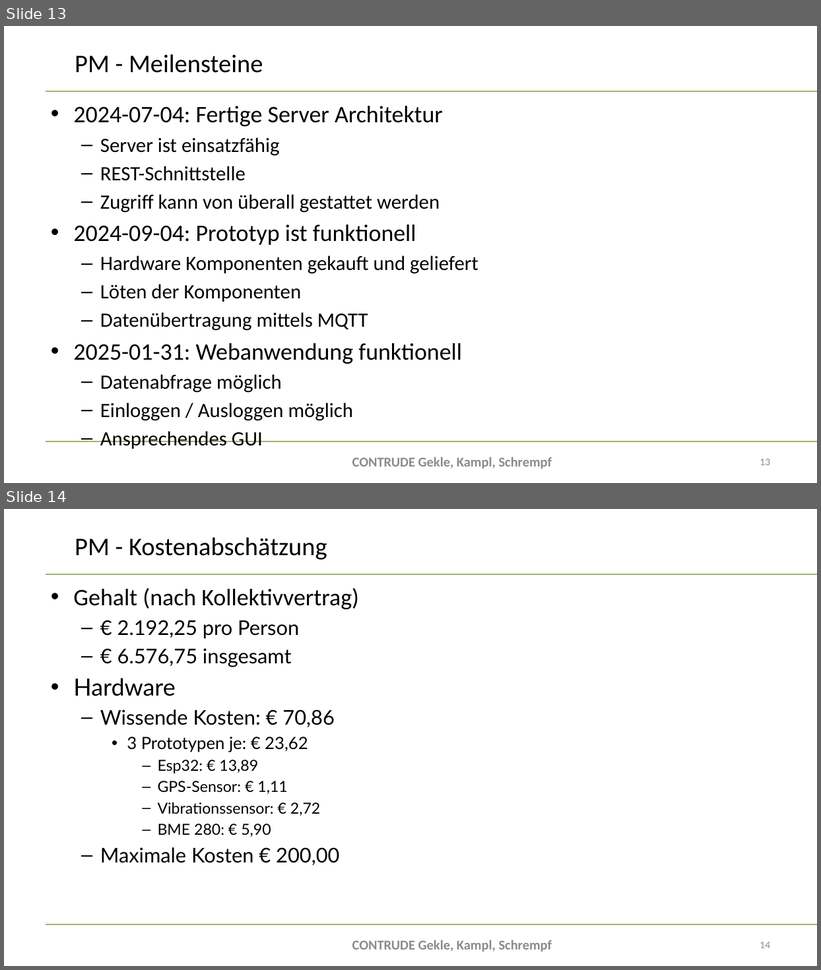
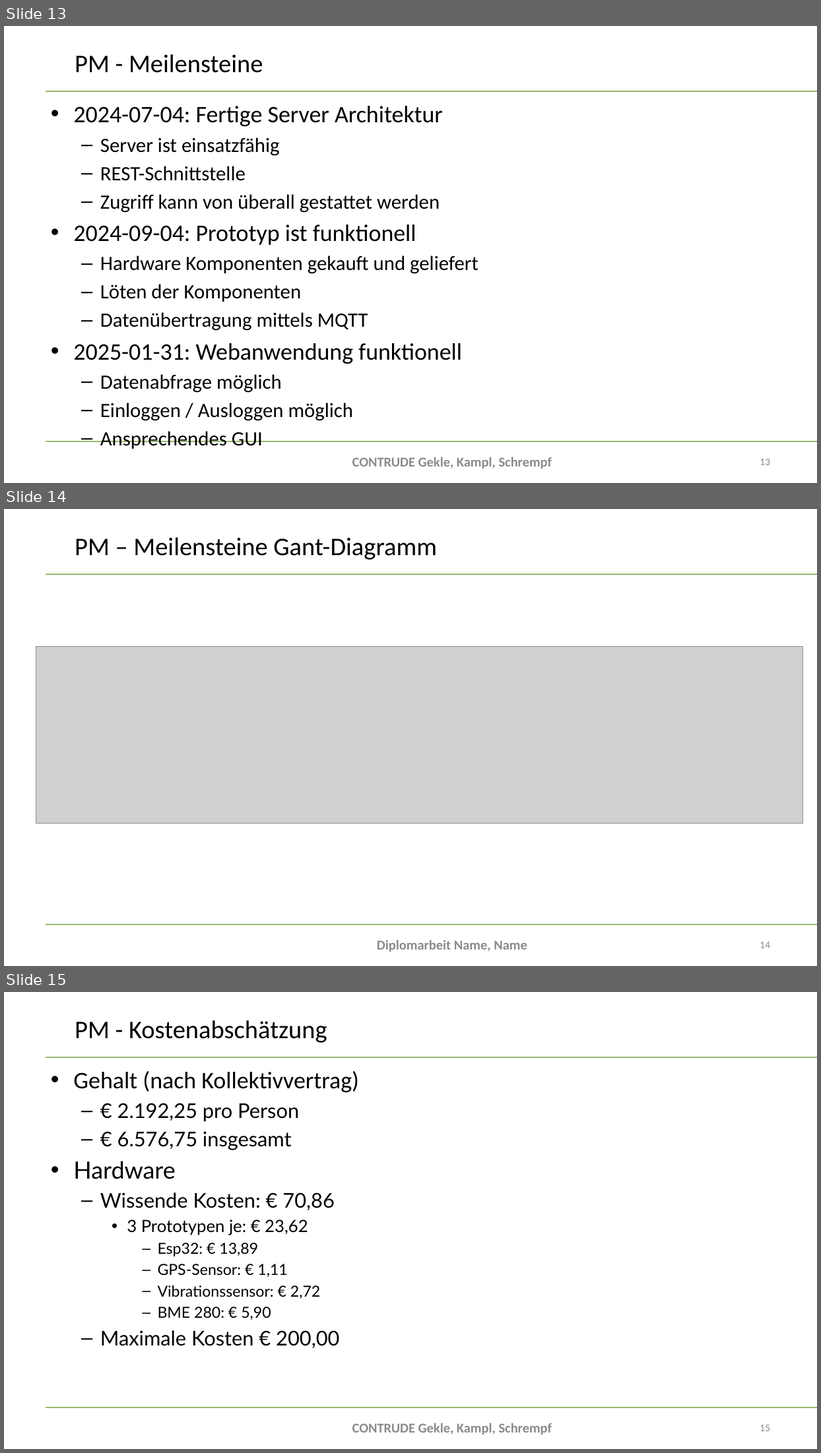
Before and after one commit to bitsneak/Contrude, a slide deck: Diplomarbeit/doc/Presentations/DA-Präsentation2024_Erstpräsentation.pptx. Shown one above the other, each under a label of ours: slides 13 and 14 before the commit, slides 13, 14 and 15 after it. The pictures are 821x970 and 821x1453 pixels, drawn with LibreOffice and Linux fonts; fonts in the diff are those of the drawing; grey boxes stand for pictures; background and template pictures are left out. Boxes give left, top, right and bottom in pixels: in the first picture for what was removed or moved away, otherwise in the second. Text is boxed around its words. In the diff, an @@ line names an element or a change of style, - is before the commit and + after.

Commit message:
Presentation Gant Diagramm #26

```diff
--- a/Diplomarbeit/doc/Presentations/DA-Präsentation2024_Erstpräsentation.pptx
+++ b/Diplomarbeit/doc/Presentations/DA-Präsentation2024_Erstpräsentation.pptx
@@ slide 14 added at (4,509,817,966), background #FFFFFF; not listed: 2 template elements that a slide beside it also shows @@
@@ title added at (75,537,437,560), 30 pt, text #000000 @@
+PM – Meilensteine Gant-Diagramm
@@ picture added at (36,646,803,823) @@
@@ text added at (377,940,527,952), 16 pt, text #8C8C8C, bold @@
+Diplomarbeit Name, Name
@@ page number added at (760,942,770,949), 12 pt, text #8C8C8C @@
+14
@@ what was slide 14 is now slide 15 @@
@@ page number at (760,1425,770,1432): text changed @@
-14
+15
```
Also in this commit, not shown: 5 slides changed, 2 other files.
